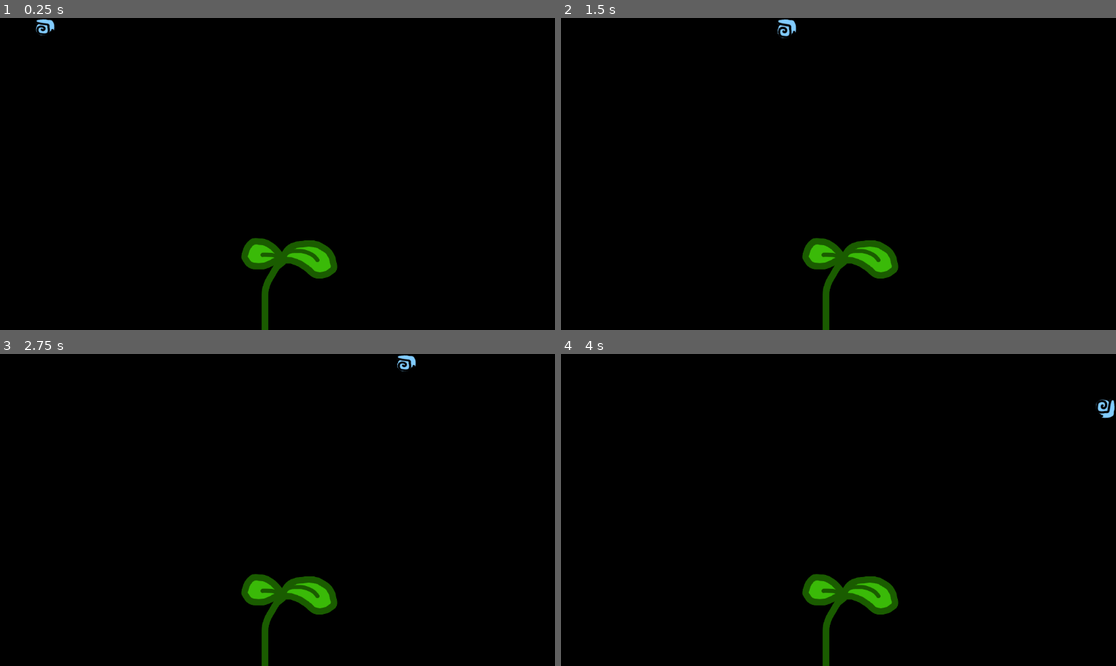
Above: before the commit, frames 1-4 (two rows, left to right).
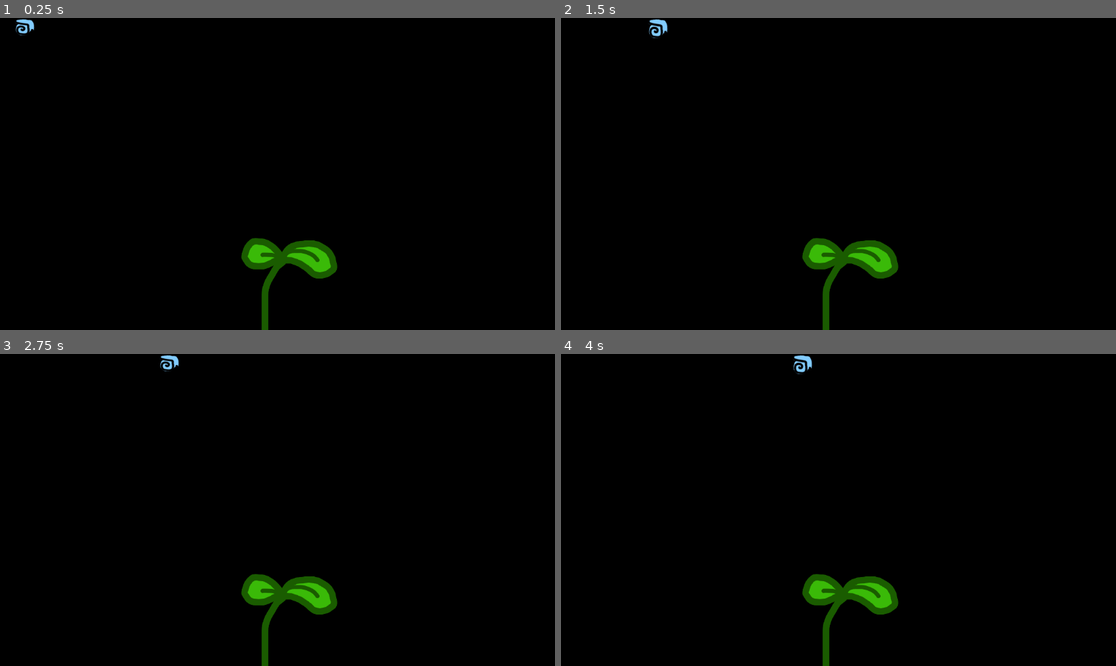
Above: after the commit, the same moments.

Repository: meepitschree/Desktop-Pet-Snail
Game: Godot game, scene res://main.tscn
Same seed, same stepped clock (60 frames per second), same inputs: the game is played once before the commit and once after it.
Inputs (mouse positions are in pixels of both pictures, inside the frame that each line leads up to):
- Up to frame 1 (0.25 s): no input
- Up to frame 2 (1.5 s): move the mouse to (960, 158) at 0.52 s; click (960, 158) at 0.67 s; drag from (727, 189) to (810, 236) at 1.27 s
- Up to frame 3 (2.75 s): move the mouse to (333, 441) at 2.02 s; click (333, 441) at 2.17 s
- Up to frame 4 (4 s): drag from (810, 572) to (672, 463) at 2.77 s; move the mouse to (1005, 556) at 3.52 s; click (1005, 556) at 3.67 s

The runs differ from the first frame. In frame 1, 0.2% of the frame differs, in the area x 2-10%, y 0-6%; in frame 2, 0.3%, in the area x 15-43%, y 0-7%; in frame 3, 0.2%; in frame 4, 0.3%.

Commit message:
add dragging, pausing

Diff:
--- a/snail.tscn
+++ b/snail.tscn
@@ -1,11 +1,28 @@
-[gd_scene load_steps=5 format=3 uid="uid://bhtvlkbyk24sr"]
+[gd_scene load_steps=6 format=3 uid="uid://bhtvlkbyk24sr"]
 
 [ext_resource type="Script" uid="uid://hxf4wgim0rp4" path="res://snail_root.gd" id="1_03g26"]
+[ext_resource type="Texture2D" uid="uid://n618ejkqaut7" path="res://assets/temp_snail_top.png" id="2_4w31b"]
 [ext_resource type="Texture2D" uid="uid://cptm68w4cavrr" path="res://assets/temp_snail.png" id="2_insh8"]
 [ext_resource type="Texture2D" uid="uid://cudf3jpxwjikm" path="res://assets/temp_snail_2.png" id="3_4w31b"]
 
 [sub_resource type="SpriteFrames" id="SpriteFrames_58xrm"]
 animations = [{
+"frames": [{
+"duration": 1.0,
+"texture": ExtResource("2_insh8")
+}],
+"loop": true,
+"name": &"idle",
+"speed": 5.0
+}, {
+"frames": [{
+"duration": 1.0,
+"texture": ExtResource("2_4w31b")
+}],
+"loop": true,
+"name": &"top_down",
+"speed": 5.0
+}, {
 "frames": [{
 "duration": 1.0,
 "texture": ExtResource("2_insh8")
@@ -24,4 +41,4 @@
 
 [node name="Snail" type="AnimatedSprite2D" parent="."]
 sprite_frames = SubResource("SpriteFrames_58xrm")
-animation = &"walk"
+animation = &"idle"
--- a/snail_root.gd
+++ b/snail_root.gd
@@ -3,17 +3,21 @@
 var window := self
 
 enum Edge { LEFT, BOTTOM, RIGHT, TOP }
-enum Action { ROAMING }
+enum Action { ROAMING, RETURNING_TO_EDGE }
 
 # Movement
 var curr_edge = Edge.LEFT
 var counter_clockwise = false
-var speed := 300
+var speed := 100
 var moving := true
+var dragging := false
+var drag_offset := Vector2.ZERO
+var return_dest
 
 # Pause logic
-var pause_time := 0.0
-var pause_duration := 0.0
+var pause_time = 0.0
+var pause_duration = 0.0
+var next_pause_timer = 0.0
 
 # Display bounds
 var usable: Rect2i
@@ -51,25 +55,61 @@
 	$Snail.play("walk")
 
 	counter_clockwise = false
-	_update_snail_direction()
 	randomize()
 	pause_duration = randf_range(1.0, 3.0)
+
+	_update_snail_direction()
+	schedule_next_pause()
+
 
 func _process(delta):
 	match current_action:
 		Action.ROAMING:
 			_process_roaming(delta)
-
-func _process_roaming(delta):
+		Action.RETURNING_TO_EDGE:
+			_process_returning_to_edge(delta)
+
+func _process_returning_to_edge(delta):
 	if not moving:
 		pause_time += delta
 		if pause_time >= pause_duration:
 			moving = true
 			pause_time = 0.0
 			pause_duration = randf_range(2.0, 5.0)
+			$Snail.play("top_down")
+		return
+
+	var pos = Vector2(window.position)
+	var dir = pos.direction_to(return_dest)
+	var step = dir * speed * delta
+
+	if pos.distance_to(return_dest) <= step.length():
+		window.position = return_dest.round()
+		current_action = Action.ROAMING
+		_update_snail_direction()
+		$Snail.play("walk")
+	else:
+		window.position = pos + step
+
+
+func _process_roaming(delta):
+	if not moving:
+		pause_time += delta
+		$Snail.play("idle")
+		if pause_time >= pause_duration:
+			moving = true
+			pause_time = 0.0
+			pause_duration = randf_range(10.0, 15.0)
 			$Snail.play("walk")
-		return
-
+			schedule_next_pause()
+		else:
+			return
+	else:
+		next_pause_timer -= delta
+		if next_pause_timer <= 0:
+			start_pause()
+
+	$Snail.play("walk")
 	var pos = Vector2(window.position)
 	var direction = Vector2.RIGHT.rotated(deg_to_rad($Snail.rotation_degrees))
 	pos += direction * speed * delta
@@ -81,25 +121,21 @@
 					pos.y = usable.position.y + usable.size.y - window.size.y
 					curr_edge = Edge.BOTTOM
 					$Snail.rotation_degrees = 0
-					start_pause()
 			Edge.BOTTOM:
 				if pos.x >= usable.position.x + usable.size.x - window.size.x:
 					pos.x = usable.position.x + usable.size.x - window.size.x
 					curr_edge = Edge.RIGHT
 					$Snail.rotation_degrees = 270
-					start_pause()
 			Edge.RIGHT:
 				if pos.y <= usable.position.y:
 					pos.y = usable.position.y
 					curr_edge = Edge.TOP
 					$Snail.rotation_degrees = 180
-					start_pause()
 			Edge.TOP:
 				if pos.x <= usable.position.x:
 					pos.x = usable.position.x
 					curr_edge = Edge.LEFT
 					$Snail.rotation_degrees = 90
-					start_pause()
 	else:
 		match curr_edge:
 			Edge.TOP:
@@ -107,25 +143,21 @@
 					pos.x = usable.position.x + usable.size.x - window.size.x
 					curr_edge = Edge.RIGHT
 					$Snail.rotation_degrees = 90
-					start_pause()
 			Edge.RIGHT:
 				if pos.y >= usable.position.y + usable.size.y - window.size.y:
 					pos.y = usable.position.y + usable.size.y - window.size.y
 					curr_edge = Edge.BOTTOM
 					$Snail.rotation_degrees = 180
-					start_pause()
 			Edge.BOTTOM:
 				if pos.x <= usable.position.x:
 					pos.x = usable.position.x
 					curr_edge = Edge.LEFT
 					$Snail.rotation_degrees = 270
-					start_pause()
 			Edge.LEFT:
 				if pos.y <= usable.position.y:
 					pos.y = usable.position.y
 					curr_edge = Edge.TOP
 					$Snail.rotation_degrees = 0
-					start_pause()
 
 	window.position = pos.round()
 
@@ -134,28 +166,96 @@
 	$Snail.rotation_degrees = rad_to_deg(to_target.angle())
 
 func start_pause():
-	#moving = false
+	moving = false
 	pause_time = 0.0
 	pause_duration = randf_range(1.0, 4.0)
-	#$Snail.stop()
+	$Snail.stop()
+
+func schedule_next_pause():
+	next_pause_timer = randf_range(10.0, 30.0) # time until next pause
 
 func _mouse_entered():
 	moving = false
-	$Snail.play("idle")  # optional if you have an idle animation
+	$Snail.stop()
 	print("Snail hovered — paused")
 
 func _mouse_exited():
 	moving = true
-	$Snail.play("walk")
 	print("Snail unhovered — resumed")
 
 func _input(event):
-	if event is InputEventMouseButton and event.pressed and event.button_index == MOUSE_BUTTON_LEFT:
+	if (
+		event is InputEventMouseButton
+		and event.pressed and event.button_index == MOUSE_BUTTON_LEFT
+		and current_action == Action.ROAMING
+		):
 		print("Snail petted!")
 		counter_clockwise = !counter_clockwise
 		_update_snail_direction()
 		moving = true
-		$Snail.play("walk")
+
+func _unhandled_input(event):
+	if event is InputEventMouseButton:
+		if event.button_index == MOUSE_BUTTON_LEFT:
+			if event.pressed:
+				dragging = true
+				drag_offset = DisplayServer.mouse_get_position() - window.position
+			else:
+				dragging = false
+				return_to_nearest_edge()
+	elif event is InputEventMouseMotion and dragging:
+		window.position = Vector2(DisplayServer.mouse_get_position()) - drag_offset
+
+func return_to_nearest_edge():
+	var pos = window.position
+	var margins = {
+		"left": abs(pos.x - usable.position.x),
+		"right": abs(pos.x - (usable.position.x + usable.size.x - window.size.x)),
+		"top": abs(pos.y - usable.position.y),
+		"bottom": abs(pos.y - (usable.position.y + usable.size.y - window.size.y))
+	}
+
+	var min_edge = "left"
+	for key in margins.keys():
+		if margins[key] < margins[min_edge]:
+			min_edge = key
+
+	match min_edge:
+		"left":
+			return_dest = Vector2(
+				usable.position.x,
+				pos.y
+			)
+			curr_edge = Edge.LEFT
+			$Snail.rotation_degrees = 180
+
+		"right":
+			return_dest = Vector2(
+				usable.position.x + usable.size.x - window.size.x,
+				pos.y
+			)
+			curr_edge = Edge.RIGHT
+			$Snail.rotation_degrees = 0
+
+		"top":
+			return_dest = Vector2(
+				pos.x,
+				usable.position.y
+			)
+			curr_edge = Edge.TOP
+			$Snail.rotation_degrees = 270
+
+		"bottom":
+			return_dest = Vector2(
+				pos.x,
+				usable.position.y + usable.size.y - window.size.y
+			)
+			curr_edge = Edge.BOTTOM
+			$Snail.rotation_degrees = 90
+
+	current_action = Action.RETURNING_TO_EDGE
+	$Snail.play("top_down")
+	moving = true
 
 func _update_snail_direction():
 	$Snail.flip_v = !counter_clockwise
Binary file added: assets/temp_snail_top.png
Not shown, added: assets/temp_snail_top.png.import
Not shown, changed: .DS_Store
